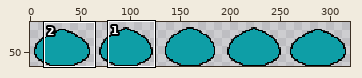
Sprite sheet, stored at res/slime_idle.png. The first picture is a wide view before the edit; the outline marks the close-up.
Close-up. The starting point:
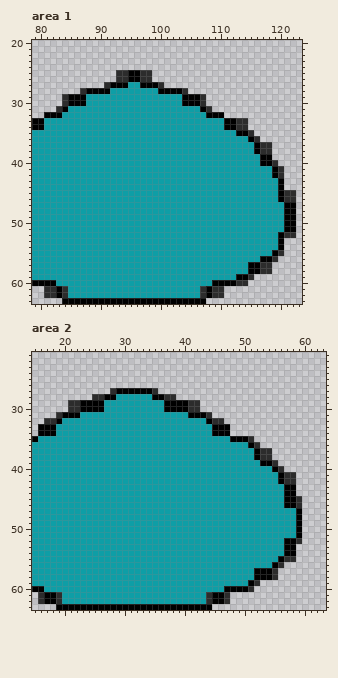
The file is 320x64 pixels. Shown: area 1: x 79..123, y 20..63; area 2: x 15..63, y 21..63. The wide view leaves out empty margins. The commit also changed other parts of the picture, which this record leaves out.
The same view after the edit:
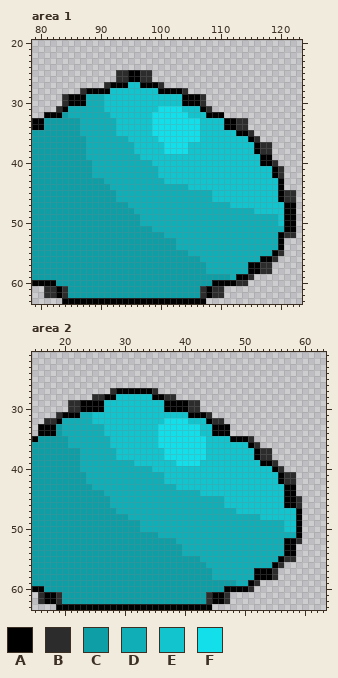
Palette (. is transparent): A #000000  B #2c2c2c  C #0e9ea6  D #10aeb7  E #11c4ce  F #13dfea
Difference:
Area 1:
y 27: x 95..96 CC -> EE
y 28: x 92..99 CCCCCCCC -> EEEEEEEE
y 29..30: x 88..103 CCCCCCCCCCCCCCCC -> DDDEEEEEEEEEEEEE
y 31: x 85..106 CCCCCCCCCCCCCCCCCCCCCC -> DDDDDDEEEEEEEEEFFFFEEE
y 32: x 85..107 CCCCCCCCCCCCCCCCCCCCCCC -> DDDDDDDEEEEEEEFFFFFFEEE
y 33..34: x 87..110 CCCCCCCCCCCCCCCCCCCCCCCC -> DDDDDDEEEEEEFFFFFFFFEEEE
y 35: x 87..112 CCCCCCCCCCCCCCCCCCCCCCCCCC -> DDDDDDEEEEEEFFFFFFFFEEEEEE
y 36: x 88..114 CCCCCCCCCCCCCCCCCCCCCCCCCCC -> DDDDDDDEEEEEFFFFFFFEEEEEEEE
y 37..38: x 88..115 CCCCCCCCCCCCCCCCCCCCCCCCCCCC -> DDDDDDDDEEEEEFFFFEEEEEEEEEEE
y 39: x 88..116 CCCCCCCCCCCCCCCCCCCCCCCCCCCCC -> DDDDDDDDDEEEEEEEEEEEEEEEEEEEE
y 40: x 89..116 CCCCCCCCCCCCCCCCCCCCCCCCCCCC -> DDDDDDDDDDEEEEEEEEEEEEEEEEEE
y 41..42: x 89..118 CCCCCCCCCCCCCCCCCCCCCCCCCCCCCC -> DDDDDDDDDDDEEEEEEEEEEEEEEEEEEE
y 43: x 91..119 CCCCCCCCCCCCCCCCCCCCCCCCCCCCC -> DDDDDDDDDDEEEEEEEEEEEEEEEEEEE
y 44: x 92..119 CCCCCCCCCCCCCCCCCCCCCCCCCCCC -> DDDDDDDDDDDDDEEEEEEEEEEEEEEE
y 45..46: x 93..119 CCCCCCCCCCCCCCCCCCCCCCCCCCC -> DDDDDDDDDDDDDDDDEEEEEEEEEEE
y 47: x 95..120 CCCCCCCCCCCCCCCCCCCCCCCCCC -> DDDDDDDDDDDDDDDDDEEEEEEEEE
y 48: x 96..120 CCCCCCCCCCCCCCCCCCCCCCCCC -> DDDDDDDDDDDDDDDDDDDDEEEEE
y 49..50: x 97..120 CCCCCCCCCCCCCCCCCCCCCCCC -> DDDDDDDDDDDDDDDDDDDDDDDE
y 51: x 99..120 CCCCCCCCCCCCCCCCCCCCCC -> DDDDDDDDDDDDDDDDDDDDDD
y 52: x 101..119 CCCCCCCCCCCCCCCCCCC -> DDDDDDDDDDDDDDDDDDD
y 53..54: x 103..119 CCCCCCCCCCCCCCCCC -> DDDDDDDDDDDDDDDDD
y 55: x 105..118 CCCCCCCCCCCCCC -> DDDDDDDDDDDDDD
y 56: x 107..116 CCCCCCCCCC -> DDDDDDDDDD
y 57..58: x 108..114 CCCCCCC -> DDDDDDD
y 59: x 112 C -> D
Area 2:
y 28: x 29..34 CCCCCC -> EEEEEE
y 29..30: x 27..36 CCCCCCCCCC -> EEEEEEEEEE
y 31: x 23..40 CCCCCCCCCCCCCCCCCC -> DDEEEEEEEEEEEEEEEE
y 32: x 20..43 CCCCCCCCCCCCCCCCCCCCCCCC -> DDDDDEEEEEEEEEEEEFFFFEEE
y 33..34: x 20..44 CCCCCCCCCCCCCCCCCCCCCCCCC -> DDDDDDDEEEEEEEEEFFFFFFFEE
y 35: x 21..47 CCCCCCCCCCCCCCCCCCCCCCCCCCC -> DDDDDDDEEEEEEEEFFFFFFFFEEEE
y 36: x 21..50 CCCCCCCCCCCCCCCCCCCCCCCCCCCCCC -> DDDDDDDEEEEEEEEFFFFFFFFEEEEEEE
y 37..38: x 23..51 CCCCCCCCCCCCCCCCCCCCCCCCCCCCC -> DDDDDDEEEEEEEEFFFFFFFEEEEEEEE
y 39: x 23..52 CCCCCCCCCCCCCCCCCCCCCCCCCCCCCC -> DDDDDDDDDEEEEEEEFFFFEEEEEEEEEE
y 40: x 23..54 CCCCCCCCCCCCCCCCCCCCCCCCCCCCCCCC -> DDDDDDDDDDDDEEEEEEEEEEEEEEEEEEEE
y 41..42: x 24..55 CCCCCCCCCCCCCCCCCCCCCCCCCCCCCCCC -> DDDDDDDDDDDDDEEEEEEEEEEEEEEEEEEE
y 43: x 25..56 CCCCCCCCCCCCCCCCCCCCCCCCCCCCCCCC -> DDDDDDDDDDDDDDEEEEEEEEEEEEEEEEEE
y 44: x 27..56 CCCCCCCCCCCCCCCCCCCCCCCCCCCCCC -> DDDDDDDDDDDDDDDDEEEEEEEEEEEEEE
y 45..46: x 28..56 CCCCCCCCCCCCCCCCCCCCCCCCCCCCC -> DDDDDDDDDDDDDDDDDDDEEEEEEEEEE
y 47: x 29..58 CCCCCCCCCCCCCCCCCCCCCCCCCCCCCC -> DDDDDDDDDDDDDDDDDDDDEEEEEEEEEE
y 48: x 31..58 CCCCCCCCCCCCCCCCCCCCCCCCCCCC -> DDDDDDDDDDDDDDDDDDDDDDEEEEEE
y 49..50: x 33..58 CCCCCCCCCCCCCCCCCCCCCCCCCC -> DDDDDDDDDDDDDDDDDDDDDDDDEE
y 51: x 36..58 CCCCCCCCCCCCCCCCCCCCCCC -> DDDDDDDDDDDDDDDDDDDDDDD
y 52: x 39..56 CCCCCCCCCCCCCCCCCC -> DDDDDDDDDDDDDDDDDD
y 53..54: x 40..56 CCCCCCCCCCCCCCCCC -> DDDDDDDDDDDDDDDDD
y 55: x 43..55 CCCCCCCCCCCCC -> DDDDDDDDDDDDD
y 56: x 44..54 CCCCCCCCCCC -> DDDDDDDDDDD
y 57..58: x 45..51 CCCCCCC -> DDDDDDD
y 59: x 49..50 CC -> DD
Pixel boxes of the changes (left, top, right, bottom) in both close-ups:
changed: (68, 82, 284, 280)
changed: (62, 394, 296, 586)
